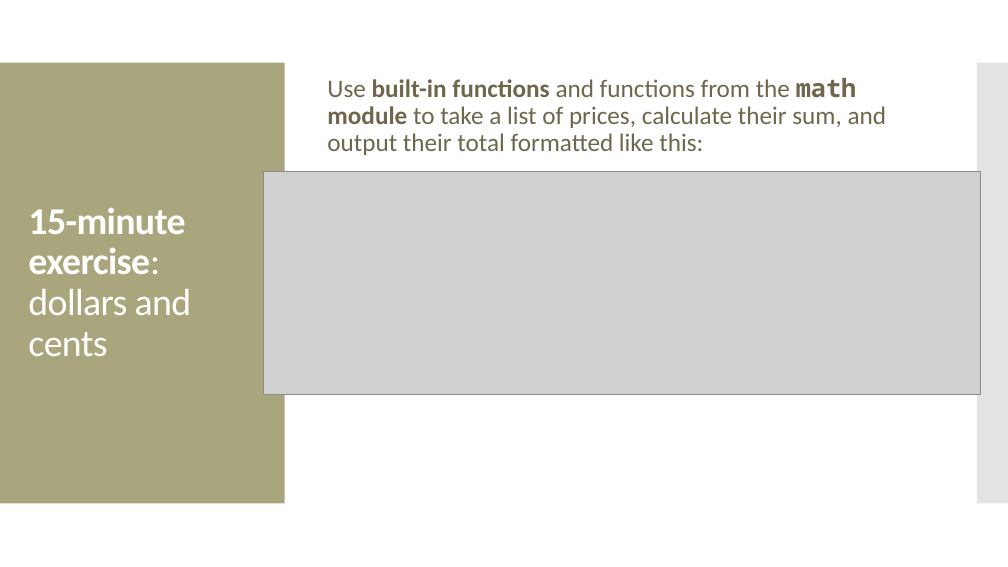
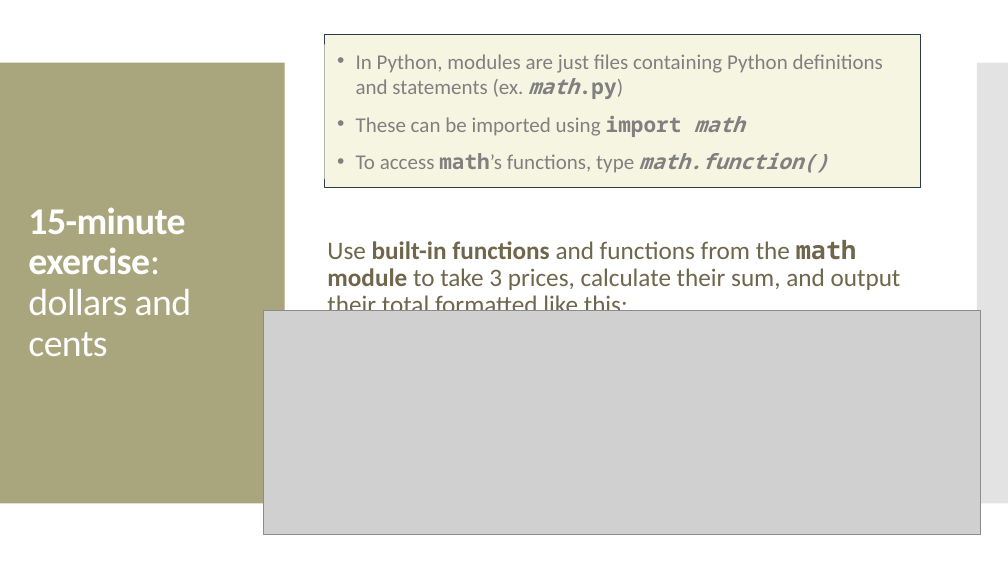
Before and after one commit to amosca01/CAIS117-S24, a slide deck: slide 10 of slides/07-mathematical-operators.pptx (slide 13 before the commit). Drawn at 1008x567 pixels with LibreOffice and Linux fonts; fonts in the diff are those of the drawing; grey boxes stand for pictures. Boxes give left, top, right and bottom in pixels: in the first picture for what was removed or moved away, otherwise in the second. Text is boxed around its words. In the diff, an @@ line names an element or a change of style, - is before the commit and + after.

Commit message:
slides

```diff
--- a/slides/07-mathematical-operators.pptx
+++ b/slides/07-mathematical-operators.pptx
@@ rectangle added at [324, 35, 920, 188], fill #F6F5E2, outline #2E3B4B 0.85 pt @@
@@ text added at [356, 54, 883, 173], 20 pt, text #808080 @@
+• In Python, modules are just files containing Python definitions and statements (ex. math.py)
+• These can be imported using import math
+• To access math’s functions, type math.function()
@@ text at [327, 240, 901, 311]: text changed @@
-Use built-in functions and functions from the math module to take a list of prices, calculate their sum, and output their total formatted like this:
+Use built-in functions and functions from the math module to take 3 prices, calculate their sum, and output their total formatted like this:
@@ picture: place and size @@
-picture at [264, 172, 982, 395]
+picture at [264, 311, 982, 535]
```
Also in this commit, not shown: 17 other slides changed, 6 slides removed, 22 other files.
